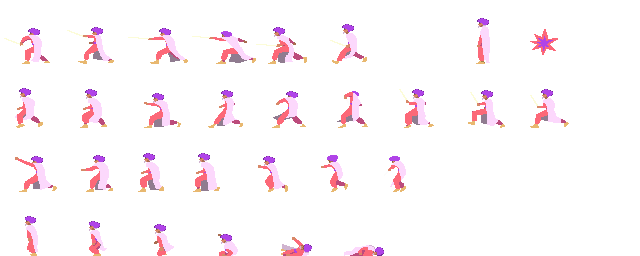
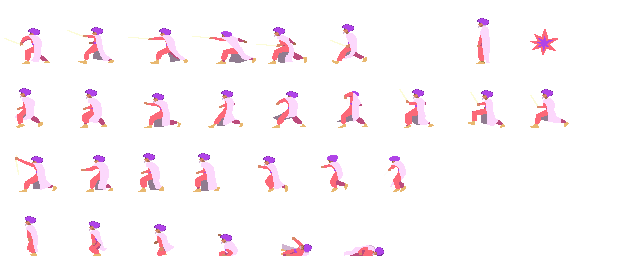
The second 640 x 256 image is a revision of the first. Changes to its layers:
painted on "attack_1" (1st of 3, in "attack2") over (15, 155, 19, 175)
